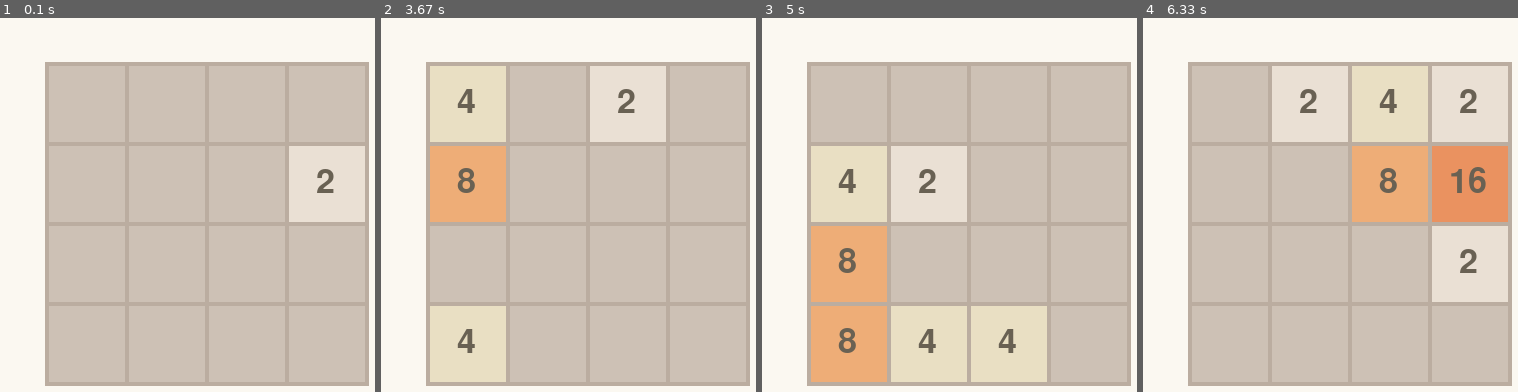
Above: before the commit, frames 1-4 (left to right).
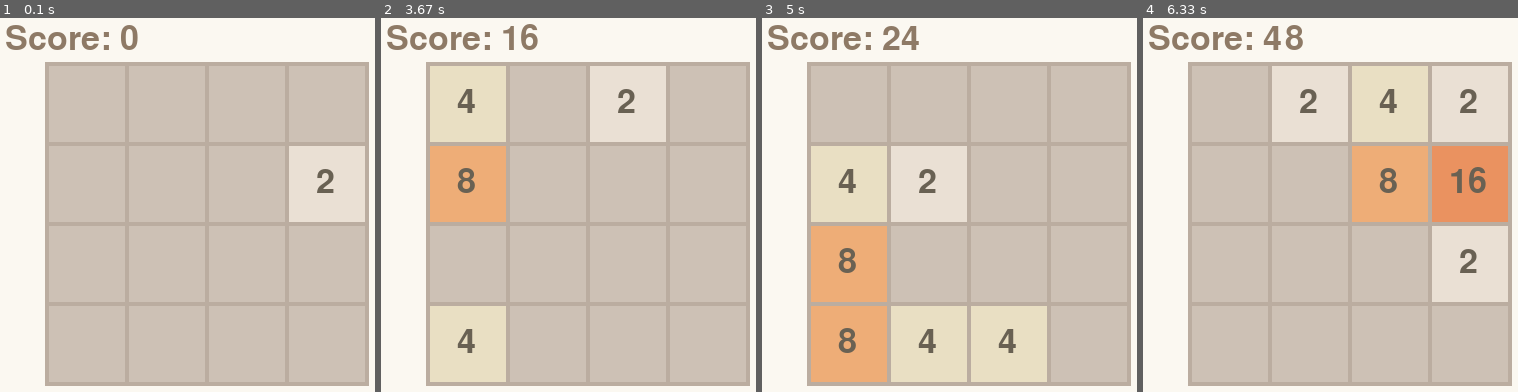
Above: after the commit, the same moments.

Repository: Pixelaze/PyGame2048
Game: pygame game, started from GUI.py
Same seed, same stepped clock (60 frames per second), same inputs: the game is played once before the commit and once after it.
Inputs:
- Up to frame 1 (0.1 s): no input
- Up to frame 2 (3.67 s): tap D at 0.33 s; hold Up 1.17-1.63 s; hold Right 1.67-2.13 s; hold Left 2.17-2.7 s; hold Down 2.73-3.03 s; hold Left 3.07-3.47 s; hold Up from 3.5 s (still down)
- Up to frame 3 (5 s): release Up at 3.87 s; hold Right 3.9-4.53 s; hold Down 4.57-4.93 s; hold Left from 4.97 s (still down)
- Up to frame 4 (6.33 s): release Left at 5.43 s; hold Right 5.47-5.93 s; hold Up 5.97-6.27 s

The runs differ from the first frame. In frame 1, 1.0% of the frame differs, in the area x 1-37%, y 1-9%; in frame 2, 1.1%; in frame 3, 1.1%; in frame 4, 1.2%, in the area x 1-43%, y 1-9%.

Commit message:
Added win and lose messages, also displaying score of the game

Diff:
--- a/GUI.py
+++ b/GUI.py
@@ -40,6 +40,27 @@
         height_text = text.get_height() // 2
         cords = cords[0] - width_text, cords[1] - height_text
         screen.blit(text, cords)
+
+    def win_message(self, screen):
+        font = pygame.font.Font(None, 80)
+        text = font.render("You Win!", True, pygame.Color('#f9f7f3'))
+        text_x = WINDOW_WIDTH // 2 - text.get_width() // 1.5
+        text_y = WINDOW_HEIGHT // 2 - text.get_height() // 1.5
+        screen.blit(text, (text_x, text_y))
+
+    def lose_message(self, screen):
+        font = pygame.font.Font(None, 80)
+        text = font.render("You Lose!", True, pygame.Color('#f9f7f3'))
+        text_x = WINDOW_WIDTH // 2 - text.get_width() // 1.5
+        text_y = WINDOW_HEIGHT // 2 - text.get_height() // 1.5
+        screen.blit(text, (text_x, text_y))
+
+    def display_score(self, screen, value):
+        font = pygame.font.Font(None, 50)
+        text = font.render(f"Score: {value}", True, pygame.Color('#8e7a66'))
+        text_x = 10
+        text_y = 10
+        screen.blit(text, (text_x, text_y))
 
     def render(self, screen):
         # For each color there are unique color
@@ -85,11 +106,11 @@
 running = True
 while running:
     if board.get_field().status == Status.LOSED:
-        # TODO: losing message
+        board.lose_message(screen)
         new_field = GameField()
         board.load_field(new_field)
     elif board.get_field().status == Status.WINNED:
-        # TODO: winning message
+        board.win_message(screen)
         new_field = GameField()
         board.load_field(new_field)
 
@@ -108,11 +129,10 @@
             if key == pygame.K_RIGHT or key == pygame.K_d:
                 direction = Directions.RIGHT
             if direction is None:
-                pass  # TODO: you cannot move like that message
+                pass
             else:
                 is_changed = board.get_field().make_move(direction)
                 if not is_changed:
-                    # TODO: you cannot move like that message
                     pass
                 else:
                     board.get_field().add_piece()
@@ -120,16 +140,8 @@
                         board.get_field().save_game()
                     except Exception as e:
                         print("Unable to save game due to " + str(e))
-                # FIXME: delete it
-                for x in range(4):
-                    for y in range(4):
-                        if board.get_field().field[x][y] is None:
-                            print("0\t", end="")
-                            continue
-                        print(str(board.get_field().field[x][y]) + "\t", end="")
-                    print()
-                print("---")
-                # FIXME: end
+    score = board.get_field().get_score()
     screen.fill(pygame.Color('#fbf8f1'))
+    board.display_score(screen, score)
     board.render(screen)
     pygame.display.flip()
--- a/main.py
+++ b/main.py
@@ -1,45 +1,45 @@
-from field import *
-#from GUI import *
-
-gameField = GameField()
-gameField.add_piece()
-
-try:
-    gameField.load_game()
-except Exception as e:
-    print("Unable to load saved game: " + str(e))
-
-while True:
-    print(gameField.status)
-    if gameField.status == Status.LOSED:
-        print("You lose! Try again.")
-        break
-    elif gameField.status == Status.WINNED:
-        print("You winned!")
-        break
-
-    for x in range(4):
-        for y in range(4):
-            if gameField.field[x][y] is None:
-                print("0\t", end="")
-                continue
-            print(str(gameField.field[x][y]) + "\t", end="")
-        print()
-
-    print(gameField.status)
-
-    move = input("Write ur move (UP, DOWN, LEFT, RIGHT): ")
-    move = move.upper()
-
-    if move not in Directions.DIRECTIONS_DICT:
-        print("You can not move like that!")
-        continue
-
-    is_changed = gameField.make_move(Directions.DIRECTIONS_DICT[move])
-    if not is_changed:
-        print("Never changes. Try again.")
-    else:
-        gameField.add_piece()
-
-    print("Score is: " + str(gameField.get_score()))
-    gameField.save_game()
+# from field import *
+# #from GUI import *
+#
+# gameField = GameField()
+# gameField.add_piece()
+#
+# try:
+#     gameField.load_game()
+# except Exception as e:
+#     print("Unable to load saved game: " + str(e))
+#
+# while True:
+#     print(gameField.status)
+#     if gameField.status == Status.LOSED:
+#         print("You lose! Try again.")
+#         break
+#     elif gameField.status == Status.WINNED:
+#         print("You winned!")
+#         break
+#
+#     for x in range(4):
+#         for y in range(4):
+#             if gameField.field[x][y] is None:
+#                 print("0\t", end="")
+#                 continue
+#             print(str(gameField.field[x][y]) + "\t", end="")
+#         print()
+#
+#     print(gameField.status)
+#
+#     move = input("Write ur move (UP, DOWN, LEFT, RIGHT): ")
+#     move = move.upper()
+#
+#     if move not in Directions.DIRECTIONS_DICT:
+#         print("You can not move like that!")
+#         continue
+#
+#     is_changed = gameField.make_move(Directions.DIRECTIONS_DICT[move])
+#     if not is_changed:
+#         print("Never changes. Try again.")
+#     else:
+#         gameField.add_piece()
+#
+#     print("Score is: " + str(gameField.get_score()))
+#     gameField.save_game()
